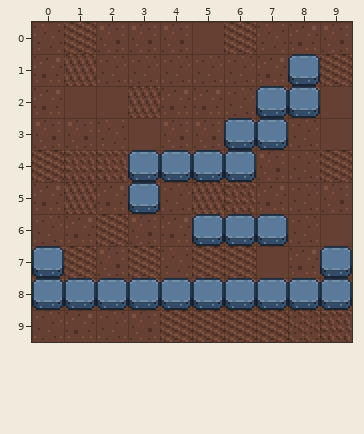
Two versions of a level (Tiled map, resources/testWorld.tmx). That is the earlier state.
Cells are 16x16 px. Shown: x 0..9, y 0..9.
After the commit:
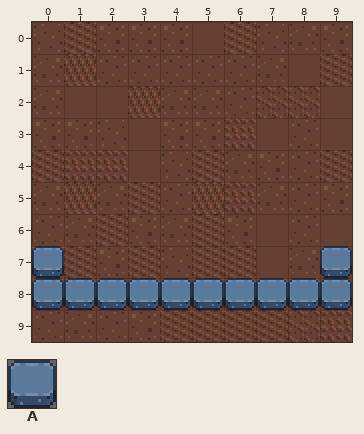
Key: from "dangeon": A 305.
_ is an empty cell.
Edits made:
{"where": "layer \"wall\""}
{"y":1,"x":8,"old":"A","new":"_"}
{"y":2,"x":7,"old":"AA","new":"__"}
{"y":3,"x":6,"old":"AA","new":"__"}
{"y":4,"x":3,"old":"AAAA","new":"____"}
{"y":5,"x":3,"old":"A","new":"_"}
{"y":6,"x":5,"old":"AAA","new":"___"}
{"label":"removed","picture_box":[128,54,320,214]}
{"label":"removed","picture_box":[192,214,288,246]}
